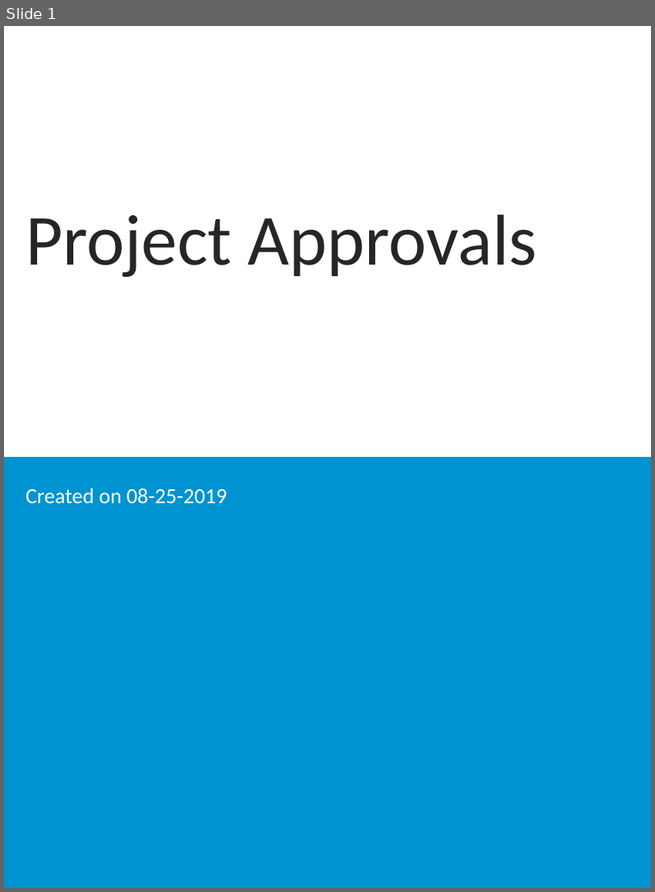
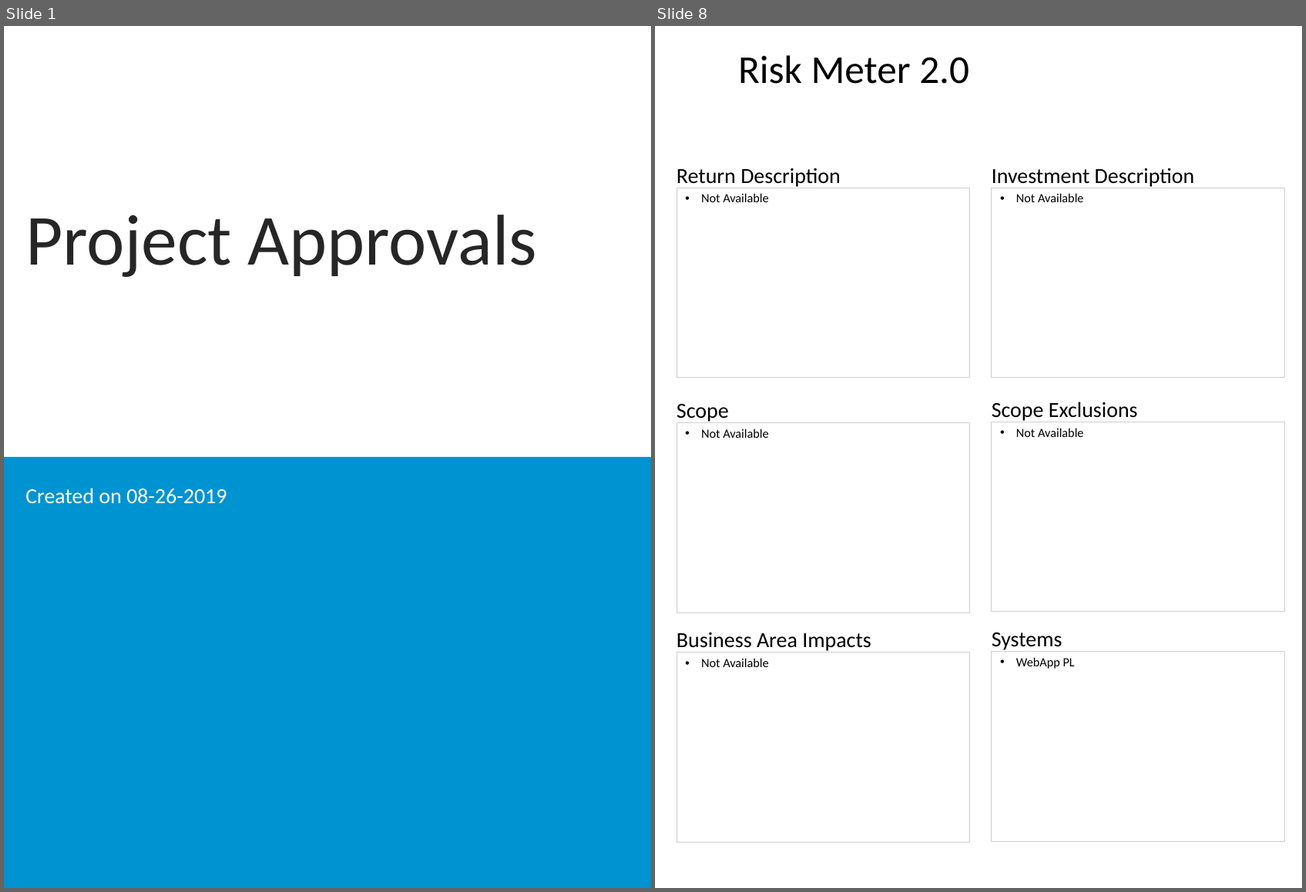
Before and after one commit to spikewood/Project-Report-Generator, a slide deck: destPPTX.pptx. Shown side by side, each under a label of ours: slide 1 before the commit, slides 1 and 8 after it; the slides between them are not shown. The pictures are 655x892 and 1306x892 pixels, drawn with LibreOffice and Linux fonts; fonts in the diff are those of the drawing; background and template pictures are left out. Boxes give left, top, right and bottom in pixels: in the first picture for what was removed or moved away, otherwise in the second. Text is boxed around its words. In the diff, an @@ line names an element or a change of style, - is before the commit and + after.

```diff
--- a/destPPTX.pptx
+++ b/destPPTX.pptx
@@ slide 8 added at [655, 26, 1302, 888], background #FFFFFF @@
@@ title added at [738, 55, 969, 84], 33 pt, text #000000 @@
+Risk Meter 2.0
@@ text added at [677, 168, 841, 188], 18 pt, text #000000 @@
+Return Description
@@ text added at [991, 168, 1195, 188], 18 pt, text #000000 @@
+Investment Description
@@ text added at [677, 188, 970, 378], outline #D0CECE 0.75 pt, 10.5 pt, text #000000 @@
+• Not Available
@@ text added at [991, 188, 1285, 378], outline #D0CECE 0.75 pt, 10.5 pt, text #000000 @@
+• Not Available
@@ text added at [677, 404, 729, 423], 18 pt, text #000000 @@
+Scope
@@ text added at [991, 402, 1138, 423], 18 pt, text #000000 @@
+Scope Exclusions
@@ text added at [677, 423, 970, 614], outline #D0CECE 0.75 pt, 10.5 pt, text #000000 @@
+• Not Available
@@ text added at [991, 422, 1285, 611], outline #D0CECE 0.75 pt, 10.5 pt, text #000000 @@
+• Not Available
@@ text added at [677, 633, 871, 653], 18 pt, text #000000 @@
+Business Area Impacts
@@ text added at [991, 633, 1062, 652], 18 pt, text #000000 @@
+Systems
@@ text added at [677, 653, 970, 843], outline #D0CECE 0.75 pt, 10.5 pt, text #000000 @@
+• Not Available
@@ text added at [991, 652, 1285, 842], outline #D0CECE 0.75 pt, 10.5 pt, text #000000 @@
+• WebApp PL
@@ slide 1 changed as well @@
@@ subtitle at [26, 488, 227, 504]: text changed @@
-Created on 08-25-2019
+Created on 08-26-2019
```
Also in this commit, not shown: 40 other slides added, 1 slide removed, 2 other files.
